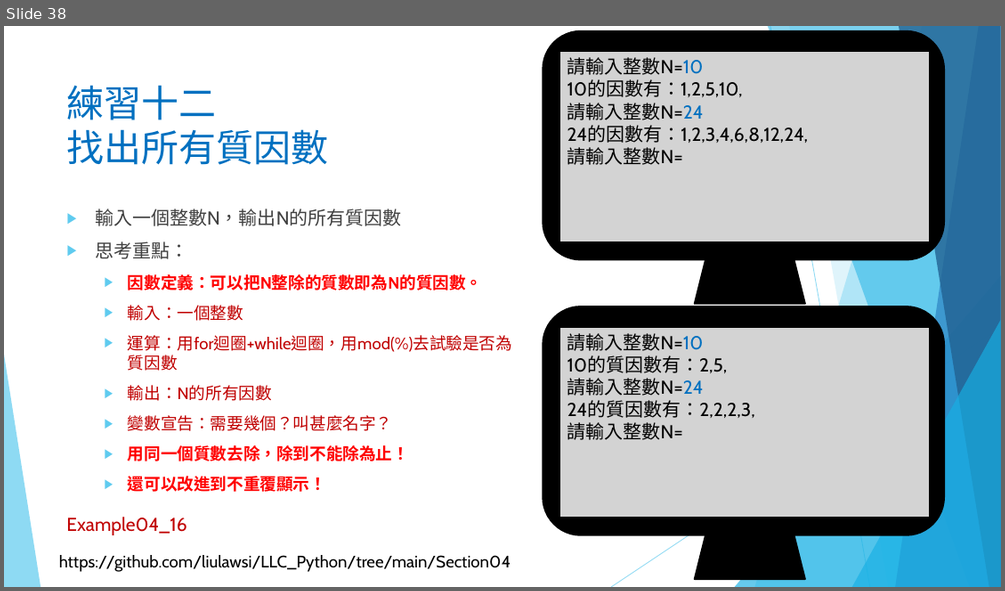
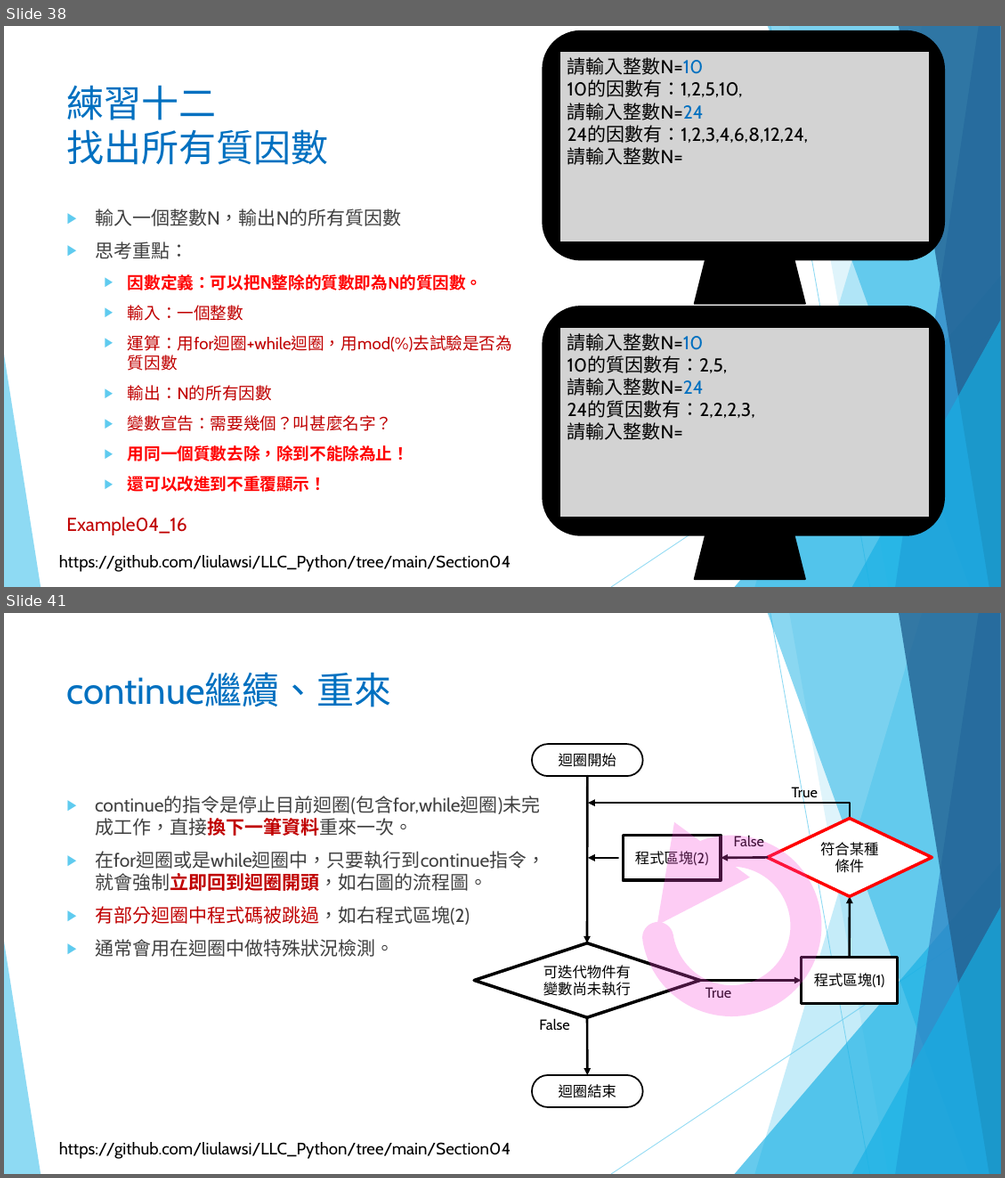
Before and after one commit to liulawsi/My_PPTs, a slide deck: LCC/Python/04_迴圈大法.pptx. Shown one above the other, each under a label of ours: slide 38 before the commit, slides 38 and 41 after it; the slides between them are not shown. The pictures are 1005x591 and 1005x1178 pixels, drawn with LibreOffice and Linux fonts; fonts in the diff are those of the drawing; background and template pictures are left out. Boxes give left, top, right and bottom in pixels: in the first picture for what was removed or moved away, otherwise in the second. Text is boxed around its words. In the diff, an @@ line names an element or a change of style, - is before the commit and + after.

```diff
--- a/LCC/Python/04_迴圈大法.pptx
+++ b/LCC/Python/04_迴圈大法.pptx
@@ slide 41 added at (4, 613, 1001, 1174), background #FFFFFF; not listed: 11 template elements that a slide beside it also shows @@
@@ title added at (67, 673, 392, 707), 36 pt, text #0070C0 @@
+continue繼續、重來
@@ rounded rectangle added at (532, 744, 643, 776), fill #FFFFFF, outline #000000 1.5 pt, 14 pt, text #000000 @@
+迴圈開始
@@ text added at (95, 795, 545, 957), 18 pt, text #404040 @@
+▶ continue的指令是停止目前迴圈(包含for,while迴圈)未完成工作，直接換下一筆資料重來一次。
+▶ 在for迴圈或是while迴圈中，只要執行到continue指令，就會強制立即回到迴圈開頭，如右圖的流程圖。
+▶ 有部分迴圈中程式碼被跳過，如右程式區塊(2)
+▶ 通常會用在迴圈中做特殊狀況檢測。
@@ arrow added from (587, 776) to (587, 943), #000000 2.25 pt @@
@@ text added at (792, 786, 817, 802), 14 pt, text #000000 @@
+True
@@ elbow arrow added from (850, 818) to (588, 803), #000000 2.25 pt @@
@@ diamond added at (768, 818, 932, 896), fill #FFFFFF, outline #FF0000 3 pt, 14 pt, text #000000 @@
+符合某種條件
@@ rectangle added at (623, 835, 721, 880), fill #FFFFFF, outline #000000 3 pt, 14 pt, text #000000 @@
+程式區塊(2)
@@ arc (boxed as its full ellipse) added at (657, 851, 806, 1000), outline #F84ADB 30 pt @@
@@ text added at (734, 835, 764, 846), 14 pt, text #000000 @@
+False
@@ arrow added from (618, 858) to (588, 858), #000000 2.25 pt @@
@@ arrow added from (768, 858) to (721, 858), #000000 2.25 pt @@
@@ arrow added from (849, 957) to (850, 896), #000000 2.25 pt @@
@@ diamond added at (474, 943, 700, 1017), fill #FFFFFF, outline #000000 3 pt, 14 pt, text #000000 @@
+可迭代物件有變數尚未執行
@@ rectangle added at (801, 957, 897, 1004), fill #FFFFFF, outline #000000 3 pt, 14 pt, text #000000 @@
+程式區塊(1)
@@ arrow added from (700, 981) to (801, 981), #000000 2.25 pt @@
@@ text added at (705, 987, 731, 997), 14 pt, text #000000 @@
+True
@@ text added at (539, 1018, 569, 1030), 14 pt, text #000000 @@
+False
@@ arrow added from (587, 1018) to (587, 1075), #000000 2.25 pt @@
@@ rounded rectangle added at (532, 1075, 643, 1107), fill #FFFFFF, outline #000000 1.5 pt, 14 pt, text #000000 @@
+迴圈結束
```
Also in this commit, not shown: 1 slide changed, 5 other slides added, 9 other files.
